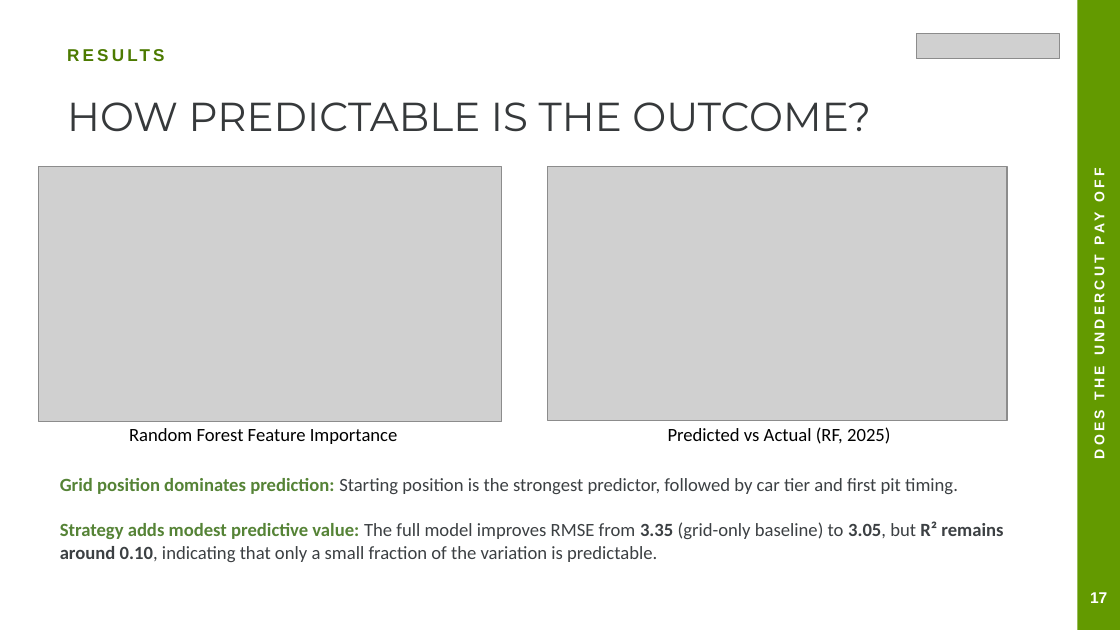
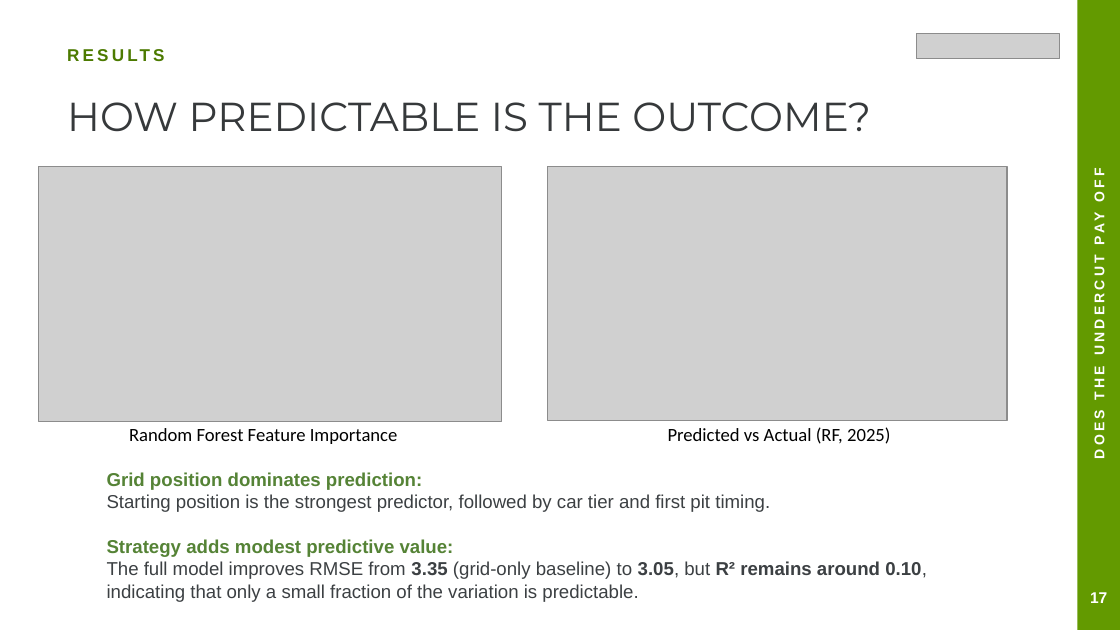
Before and after one commit to Munish0303/dai-mission-group-K, a slide deck: slide 22 of presentation.pptx. Drawn at 1120x630 pixels with LibreOffice and Linux fonts; fonts in the diff are those of the drawing; grey boxes stand for pictures. Boxes give left, top, right and bottom in pixels: in the first picture for what was removed or moved away, otherwise in the second. Text is boxed around its words. In the diff, an @@ line names an element or a change of style, - is before the commit and + after.

```diff
--- a/presentation.pptx
+++ b/presentation.pptx
@@ text at [107, 472, 927, 602]: text changed; font Calibri to Arial @@
-Grid position dominates prediction: Starting position is the strongest predictor, followed by car tier and first pit timing.
-Strategy adds modest predictive value: The full model improves RMSE from 3.35 (grid-only baseline) to 3.05, but R² remains around 0.10, indicating that only a small fraction of the variation is predictable.
+Grid position dominates prediction:
+Starting position is the strongest predictor, followed by car tier and first pit timing.
+Strategy adds modest predictive value:
+The full model improves RMSE from 3.35 (grid-only baseline) to 3.05, but R² remains around 0.10, indicating that only a small fraction of the variation is predictable.
```
Also in this commit, not shown: 6 other slides changed, 1 other file.
